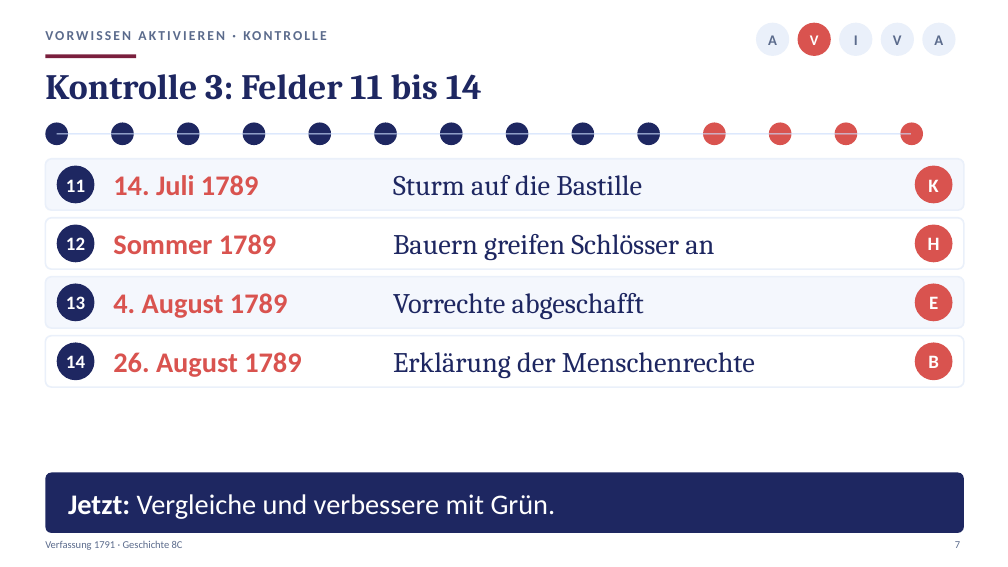
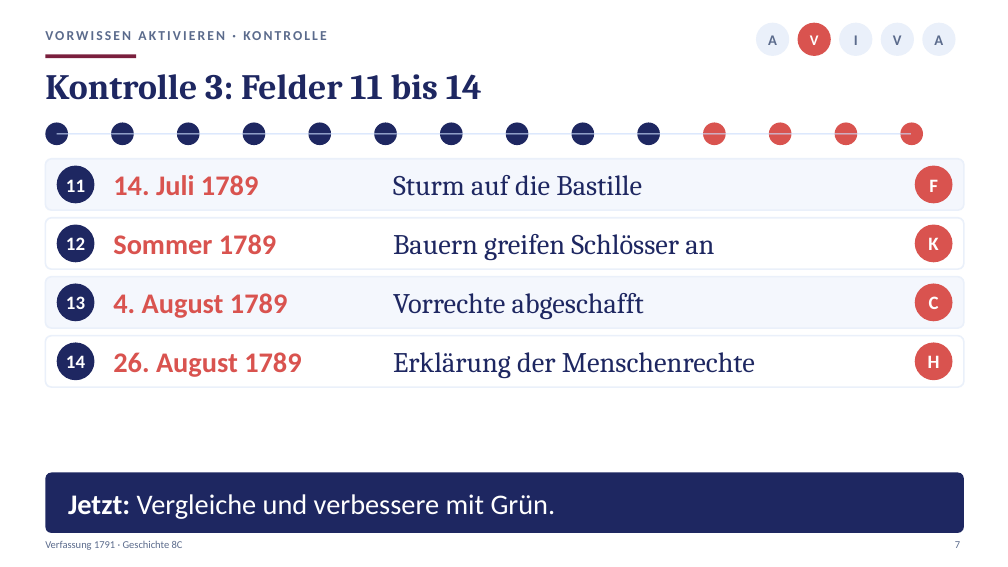
Before and after one commit to golzkonstantin-gif/Schule, a slide deck: slide 7 of Geschichte_8/Stunde5_Verfassung/Praesentation_Stunde5_Verfassung_8C.pptx. Drawn at 1008x567 pixels with LibreOffice and Linux fonts; fonts in the diff are those of the drawing. Boxes give left, top, right and bottom in pixels: in the first picture for what was removed or moved away, otherwise in the second. Text is boxed around its words. In the diff, an @@ line names an element or a change of style, - is before the commit and + after.

```diff
--- a/Geschichte_8/Stunde5_Verfassung/Praesentation_Stunde5_Verfassung_8C.pptx
+++ b/Geschichte_8/Stunde5_Verfassung/Praesentation_Stunde5_Verfassung_8C.pptx
@@ text added at <box>929,179,938,192</box>, 18 pt, text #FFFFFF, bold @@
+F
@@ text "K": place and size @@
-text "K" at <box>928,179,938,192</box>
+text "K" at <box>928,237,938,250</box>
@@ text removed at <box>928,237,940,250</box> @@
-H
@@ text at <box>929,296,939,309</box>: text changed @@
-E
+C
@@ text at <box>928,355,940,368</box>: text changed @@
-B
+H
```
Also in this commit, not shown: 2 other slides changed, 25 other files.
